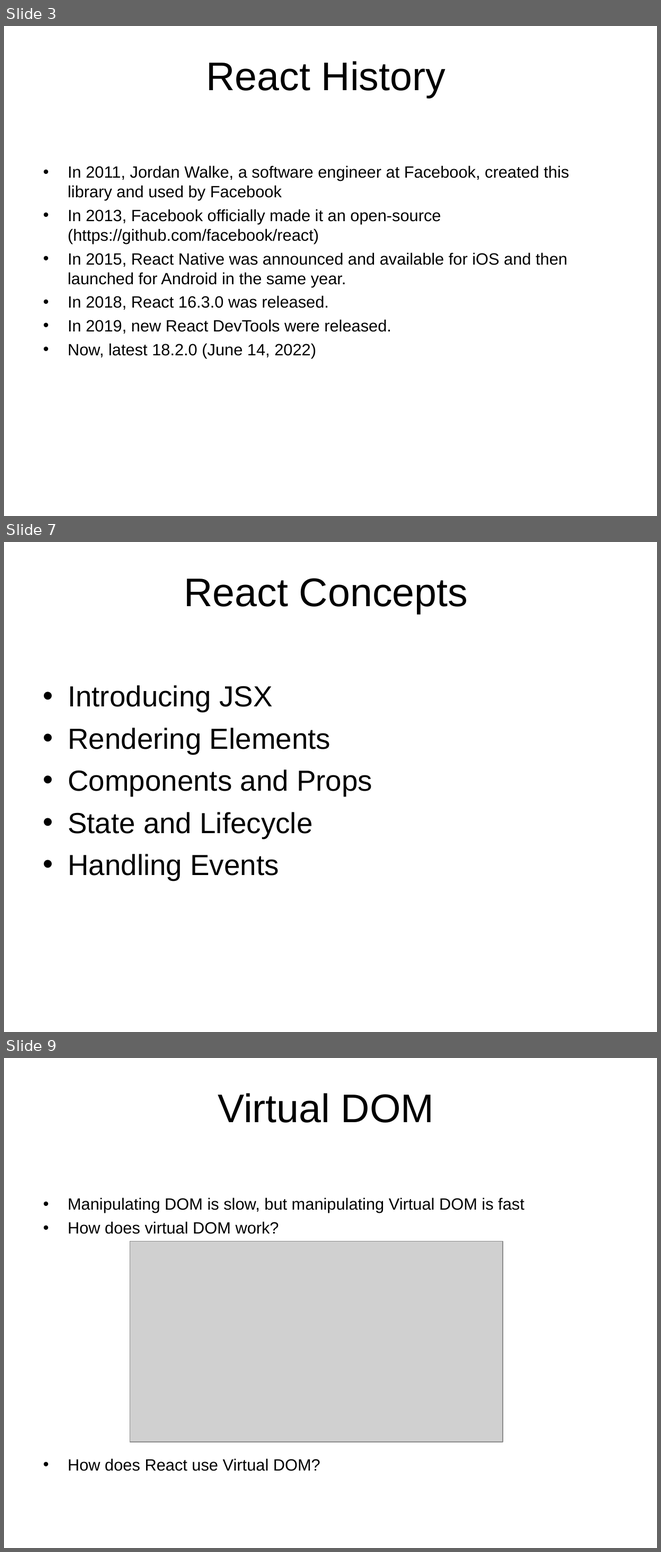
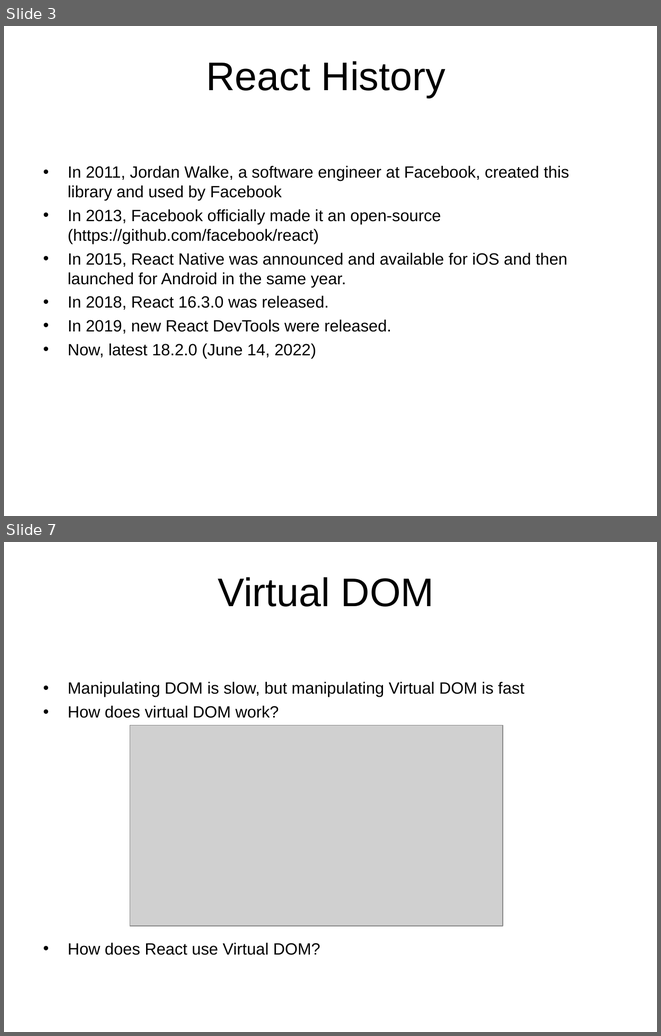
Before and after one commit to thongleclv/reactjs, a slide deck: React Overview.ppt. Shown one above the other, each under a label of ours: slides 3, 7 and 9 before the commit, slides 3 and 7 after it; the slides between them are not shown. The pictures are 661x1552 and 661x1036 pixels, drawn with LibreOffice and Linux fonts; fonts in the diff are those of the drawing; grey boxes stand for pictures; background and template pictures are left out. Boxes give left, top, right and bottom in pixels: in the first picture for what was removed or moved away, otherwise in the second. Text is boxed around its words. In the diff, an @@ line names an element or a change of style, - is before the commit and + after.

```diff
--- a/React Overview.ppt
+++ b/React Overview.ppt
@@ slide 7 removed at [4, 542, 657, 1032], background picture (left out) @@
@@ title removed at [184, 578, 468, 614] @@
-React Concepts
@@ text removed at [68, 685, 372, 880] @@
-• Introducing JSX
-• Rendering Elements
-• Components and Props
-• State and Lifecycle
-• Handling Events
@@ what was slide 9 is now slide 7 @@
```
Also in this commit, not shown: 8 slides changed, 8 slides added, 4 other slides removed, 1 other file.
